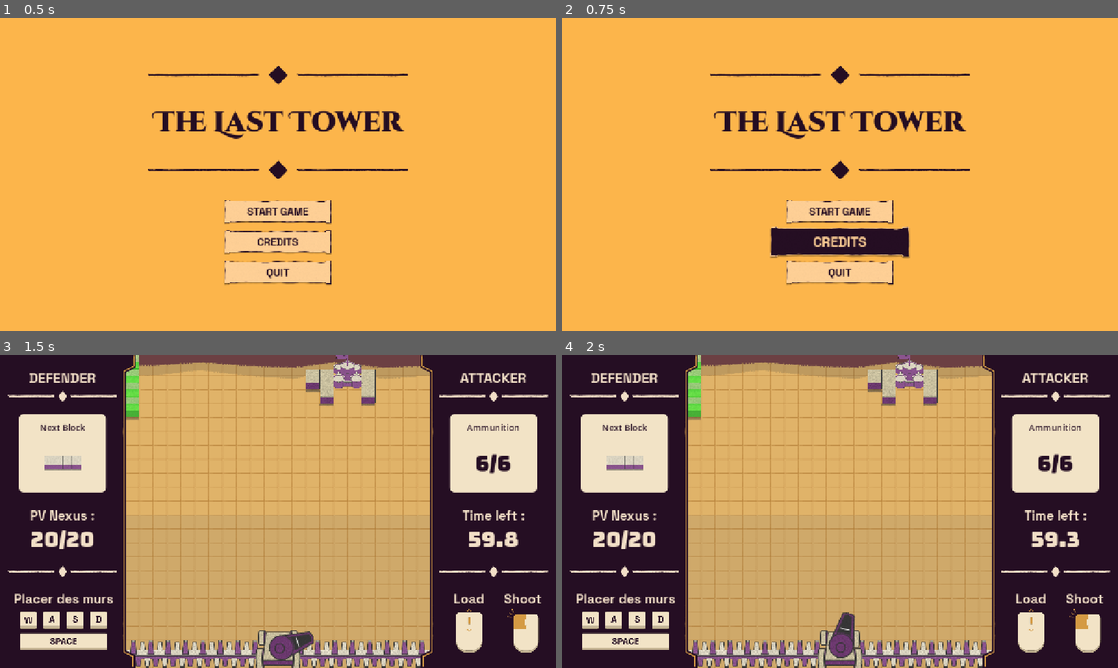
Above: before the commit, frames 1-4 (two rows, left to right).
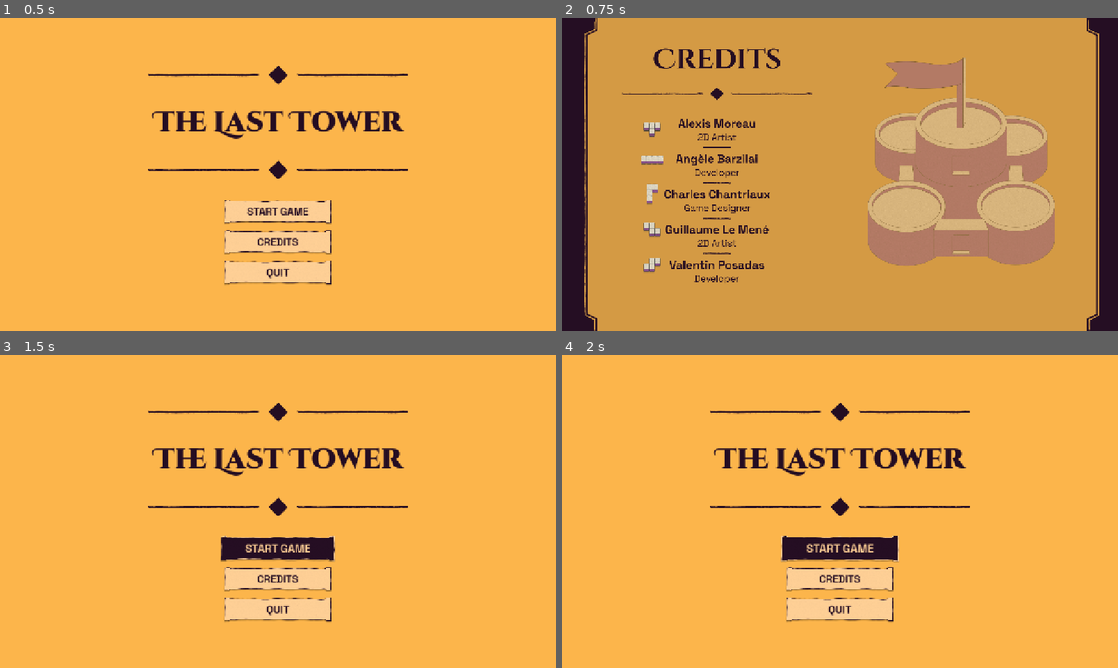
Above: after the commit, the same moments.

Repository: Angele-Bzl/construction
Game: Godot game, scene res://Scenes/title_screen.tscn
Same seed, same stepped clock (60 frames per second), same inputs: the game is played once before the commit and once after it.
Inputs:
- Up to frame 1 (0.5 s): no input
- Up to frame 2 (0.75 s): click "CREDITS" at 0.5 s
- Up to frame 3 (1.5 s): click "START GAME" at 1.25 s
- Up to frame 4 (2 s): no input

Frame 1 is identical in both runs. In frame 2, 100% of the frame differs, in the area x 0-100%, y 0-100%; in frame 3, 100%; in frame 4, 100%.

Commit message:
Credits branchés

Diff:
--- a/construction/Scenes/title_screen.tscn
+++ b/construction/Scenes/title_screen.tscn
@@ -9,6 +9,7 @@
 [ext_resource type="Texture2D" uid="uid://bvjmuxklp77qj" path="res://Assets/Placeholders/Conneries Charles/Group 24.png" id="5_12m1t"]
 [ext_resource type="Theme" uid="uid://qds6je0imcnu" path="res://Ressources/Themes/button.tres" id="6_sqelc"]
 [ext_resource type="Script" uid="uid://c0fuwaxy1tw21" path="res://Scripts/bouncy_button.gd" id="8_8mikk"]
+[ext_resource type="Texture2D" uid="uid://dk7rr4je5r8vt" path="res://Assets/UI/Credits/Credits.png" id="10_8mikk"]
 
 [node name="TitleScreen" type="Control" unique_id=493476337]
 layout_mode = 3
@@ -19,7 +20,7 @@
 grow_vertical = 2
 script = ExtResource("1_4gxqj")
 
-[node name="TextureRect" type="TextureRect" parent="." unique_id=1511773214]
+[node name="Background" type="TextureRect" parent="." unique_id=1511773214]
 layout_mode = 1
 anchors_preset = 15
 anchor_right = 1.0
@@ -289,6 +290,14 @@
 size_flags_vertical = 8
 theme_override_font_sizes/font_size = 24
 text = "CLOSE"
+
+[node name="Credits" type="TextureRect" parent="." unique_id=11626163]
+layout_mode = 0
+offset_right = 1280.0
+offset_bottom = 720.0
+texture = ExtResource("10_8mikk")
+expand_mode = 1
+stretch_mode = 4
 
 [connection signal="mouse_entered" from="TSMain/MarginContainer/VBoxContainer2/VBoxContainer/StartGameButton" to="TSMain/MarginContainer/VBoxContainer2/VBoxContainer/StartGameButton" method="_on_mouse_entered"]
 [connection signal="mouse_exited" from="TSMain/MarginContainer/VBoxContainer2/VBoxContainer/StartGameButton" to="TSMain/MarginContainer/VBoxContainer2/VBoxContainer/StartGameButton" method="_on_mouse_exited"]
--- a/construction/Scripts/title_screen.gd
+++ b/construction/Scripts/title_screen.gd
@@ -7,6 +7,7 @@
 @onready var credits_button: Button = $TSMain/MarginContainer/VBoxContainer2/VBoxContainer/CreditsButton
 @onready var quit_button: Button = $TSMain/MarginContainer/VBoxContainer2/VBoxContainer/QuitButton
 @onready var start_test_level_button: Button = $TSMain/MarginContainer/VBoxContainer2/VBoxContainer/StartTestLevelButton
+@onready var credits = $Credits
 
 
 @onready var ts_how_to_play: Control = $TSHowToPlay
@@ -15,6 +16,8 @@
 
 func _ready() -> void:
 	AudioManager.fade_in(AudioManager.main_menu_music)
+	credits.visible = false
+
 
 	if start_game_button:
 		start_game_button.pressed.connect(_on_start_game_button)
@@ -33,6 +36,10 @@
 
 	ts_main.show()
 	ts_how_to_play.hide()
+
+func _process(delta):
+	if Input.is_action_just_pressed("left_click") and credits.visible == true:
+		credits.visible = false
 
 func _on_start_game_button() -> void:
 	AudioManager.fade_out(AudioManager.main_menu_music)
@@ -53,7 +60,7 @@
 	ts_how_to_play.show()
 
 func _on_credit_button_pressed() -> void:
-	pass
+	credits.visible = true
 
 func _on_close_button_pressed() -> void:
 	ts_main.show()
